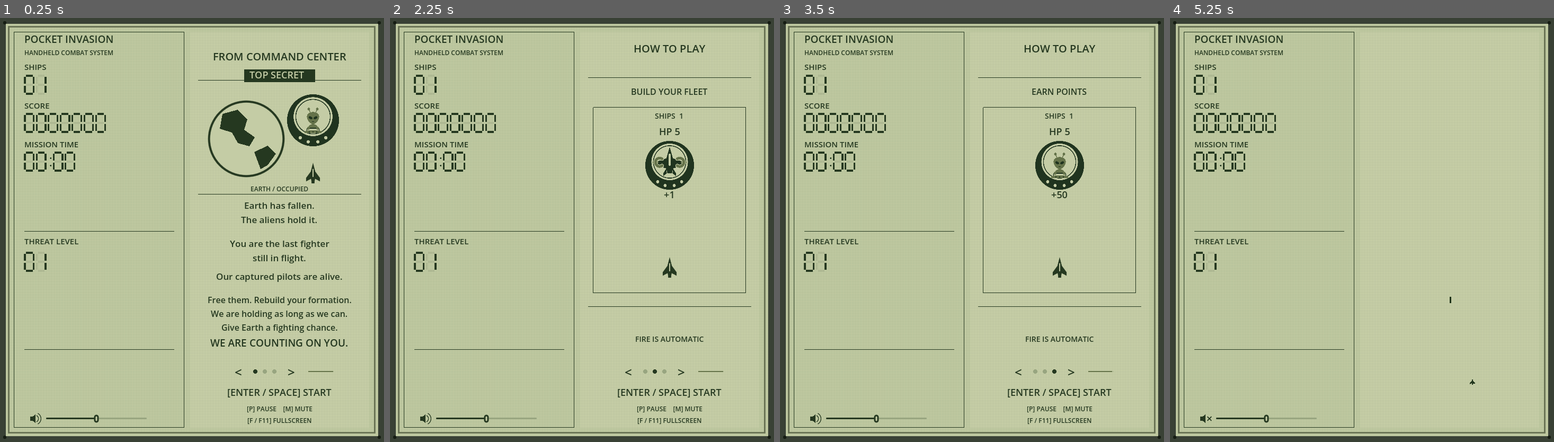
Above: before the commit, frames 1-4 (left to right).
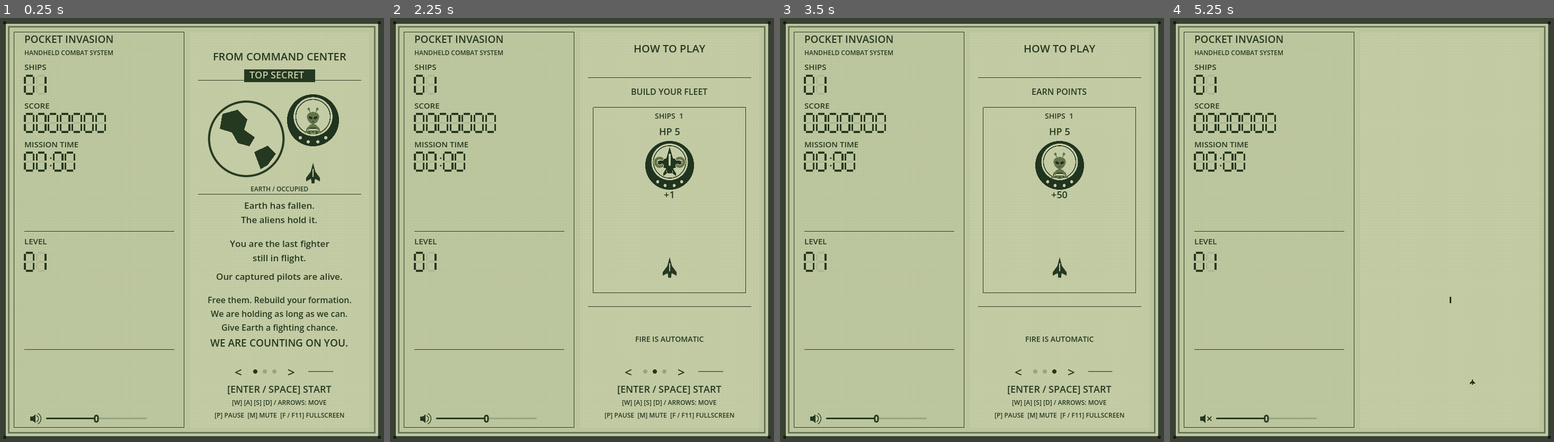
Above: after the commit, the same moments.

Repository: barmassimo/pocket-invasion
Game: Godot game, scene res://scenes/main.tscn
Two runs of this game, one before a commit and one after it. Both use one fixed random seed, a clock stepped at 60 frames per second and the inputs below.
Inputs (mouse positions are in pixels of both pictures, inside the frame that each line leads up to):
- Up to frame 1 (0.25 s): no input
- Up to frame 2 (2.25 s): click "<" at 0.5 s; click (643, 369) at 1.27 s; click (654, 369) at 2.02 s
- Up to frame 3 (3.5 s): click (1052, 369) at 2.77 s
- Up to frame 4 (5.25 s): click ">" at 3.5 s; click (1200, 416) at 4.27 s; tap Enter at 5 s; move the mouse to (1446, 208) at 5.02 s; hold D from 5.03 s (still down); tap Ctrl at 5.1 s; click (1446, 208) at 5.17 s

The runs differ from the first frame. In frame 1, 0.9% of the frame differs, in the area x 6-90%, y 52-96%; in frame 2, 0.9%; in frame 3, 0.9%; in frame 4, 0.1%.

Commit message:
Unify briefing and demo controls and improve instruction timing

Diff:
--- a/game/scripts/attract_demo.gd
+++ b/game/scripts/attract_demo.gd
@@ -63,17 +63,17 @@
 	draw_shooting(action, lesson)
 	draw_set_transform(Vector2.ZERO)
 	draw_line(Vector2(0, 480), Vector2(CONTENT_WIDTH, 480), INK)
-	if time >= 5.5:
+	if time >= (4.25 if lesson == 0 else 5.5):
 		var lines: Array = [
 			["BREAK THE CAPTURE SHIP.", "TOUCH THE FREE FIGHTER", "TO REBUILD YOUR FLEET."],
-			["BREAK ALIENS FOR POINTS.", "MOVE WITH [W] [A] [S] [D]", "OR THE ARROW KEYS."]][lesson]
+			["DESTROY ALIENS FOR POINTS."]][lesson]
 		for i: int in range(lines.size()):
 			text_at(512 + i * 25, lines[i], 16)
 	else:
 		text_at(546, "FIRE IS AUTOMATIC", 14)
-	text_at(648, "[ENTER / SPACE] START", 18)
-	text_at(677, "[P] PAUSE    [M] MUTE", 12)
-	text_at(699, "[F / F11] FULLSCREEN", 12)
+	text_at(642, "[ENTER / SPACE] START", 18)
+	text_at(665, "[W] [A] [S] [D] / ARROWS: MOVE", 12)
+	text_at(689, "[P] PAUSE  [M] MUTE  [F / F11] FULLSCREEN", 12)
 
 func action_text(y: float, text: String, size: int = 16) -> void:
 	draw_string(font, Vector2(0, y), text, HORIZONTAL_ALIGNMENT_CENTER, 280, size, INK)
--- a/game/scripts/lcd_display.gd
+++ b/game/scripts/lcd_display.gd
@@ -187,7 +187,7 @@
 	caption(Vector2(46, 244), "MISSION TIME")
 	segment_text("%02d:%02d" % [seconds / 60, seconds % 60], Vector2(47, 254), 34)
 	draw_line(Vector2(46, 403), Vector2(329, 403), INK)
-	caption(Vector2(46, 427), "THREAT LEVEL")
+	caption(Vector2(46, 427), "LEVEL")
 	segment_text("%02d" % Rules.threat_level(float(seconds)), Vector2(47, 443), 34)
 	draw_line(Vector2(46, 626), Vector2(329, 626), INK)
 	draw_set_transform(Vector2(57, 747.6), 0.0, Vector2(0.60, 0.60))
--- a/game/scripts/story_intro.gd
+++ b/game/scripts/story_intro.gd
@@ -57,9 +57,9 @@
 	draw_capture_sequence()
 	draw_set_transform(Vector2.ZERO)
 	draw_line(Vector2(25, 315), Vector2(333, 315), INK)
-	draw_string(font, Vector2(25, 695), "[ENTER / SPACE] START", HORIZONTAL_ALIGNMENT_CENTER, 308, 18, INK)
-	draw_string(font, Vector2(25, 724), "[P] PAUSE    [M] MUTE", HORIZONTAL_ALIGNMENT_CENTER, 308, 12, INK)
-	draw_string(font, Vector2(25, 746), "[F / F11] FULLSCREEN", HORIZONTAL_ALIGNMENT_CENTER, 308, 12, INK)
+	draw_string(font, Vector2(25, 689), "[ENTER / SPACE] START", HORIZONTAL_ALIGNMENT_CENTER, 308, 18, INK)
+	draw_string(font, Vector2(25, 712), "[W] [A] [S] [D] / ARROWS: MOVE", HORIZONTAL_ALIGNMENT_CENTER, 308, 12, INK)
+	draw_string(font, Vector2(25, 736), "[P] PAUSE  [M] MUTE  [F / F11] FULLSCREEN", HORIZONTAL_ALIGNMENT_CENTER, 308, 12, INK)
 
 func draw_capture_sequence() -> void:
 	var t: float = animation_time - START_DELAY
